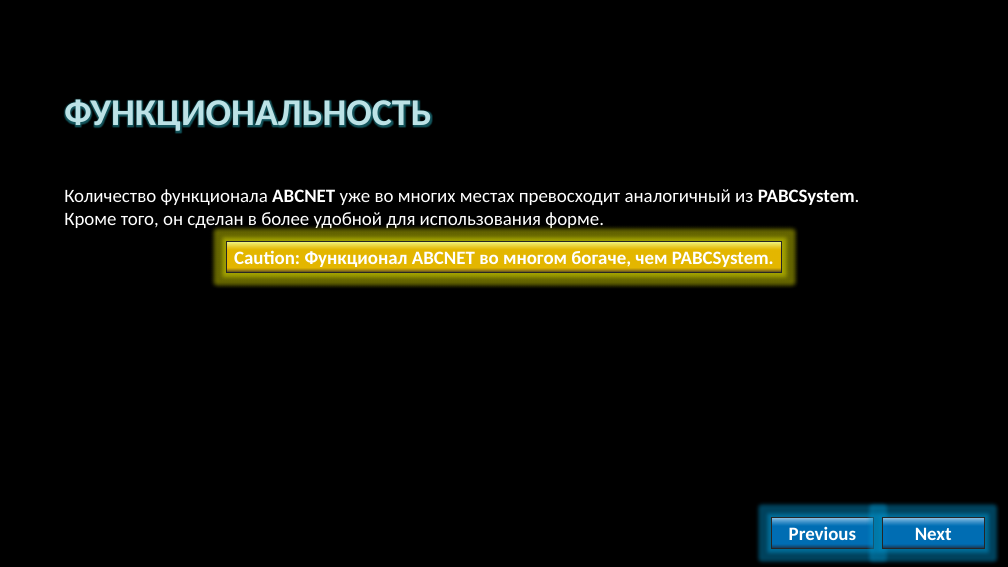
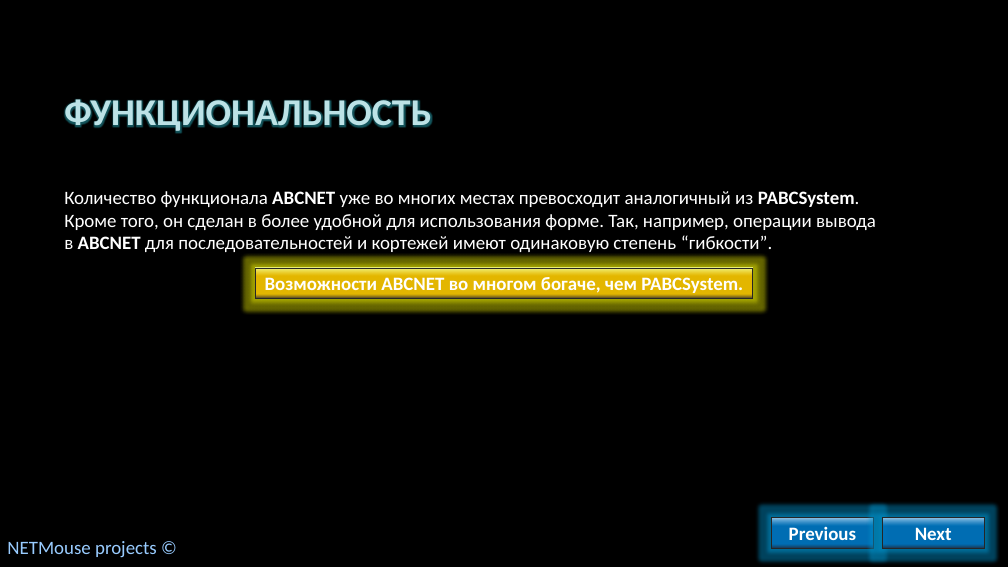
Before and after one commit to AlvinSeville7cf-NET-projects/ABCNET, a slide deck: slide 8 of NETMouse - .NET release/Presentations/ABCNET как альтернатива PABCSystem.pptx. Drawn at 1008x567 pixels with LibreOffice and Linux fonts; fonts in the diff are those of the drawing; background and template pictures are left out. Boxes give left, top, right and bottom in pixels: in the first picture for what was removed or moved away, otherwise in the second. Text is boxed around its words. In the diff, an @@ line names an element or a change of style, - is before the commit and + after.

```diff
--- a/NETMouse - .NET release/Presentations/ABCNET как альтернатива PABCSystem.pptx
+++ b/NETMouse - .NET release/Presentations/ABCNET как альтернатива PABCSystem.pptx
@@ text at (x1=64, y1=191, x2=876, y2=252): text changed @@
-Количество функционала ABCNET уже во многих местах превосходит аналогичный из PABCSystem. Кроме того, он сделан в более удобной для использования форме.
+Количество функционала ABCNET уже во многих местах превосходит аналогичный из PABCSystem. Кроме того, он сделан в более удобной для использования форме. Так, например, операции вывода в ABCNET для последовательностей и кортежей имеют одинаковую степень “гибкости”.
@@ rectangle "Возможности ABCNET во многом богаче, ..." resized from (x1=227, y1=242, x2=782, y2=272) to (x1=255, y1=268, x2=753, y2=299) @@
@@ text in rectangle at (x1=265, y1=277, x2=743, y2=296): text changed @@
-Caution: Функционал ABCNET во многом богаче, чем PABCSystem.
+Возможности ABCNET во многом богаче, чем PABCSystem.
@@ text added at (x1=7, y1=541, x2=157, y2=558), 18 pt, text #99CCFF @@
+NETMouse projects ©
```
Also in this commit, not shown: 10 other slides changed.
